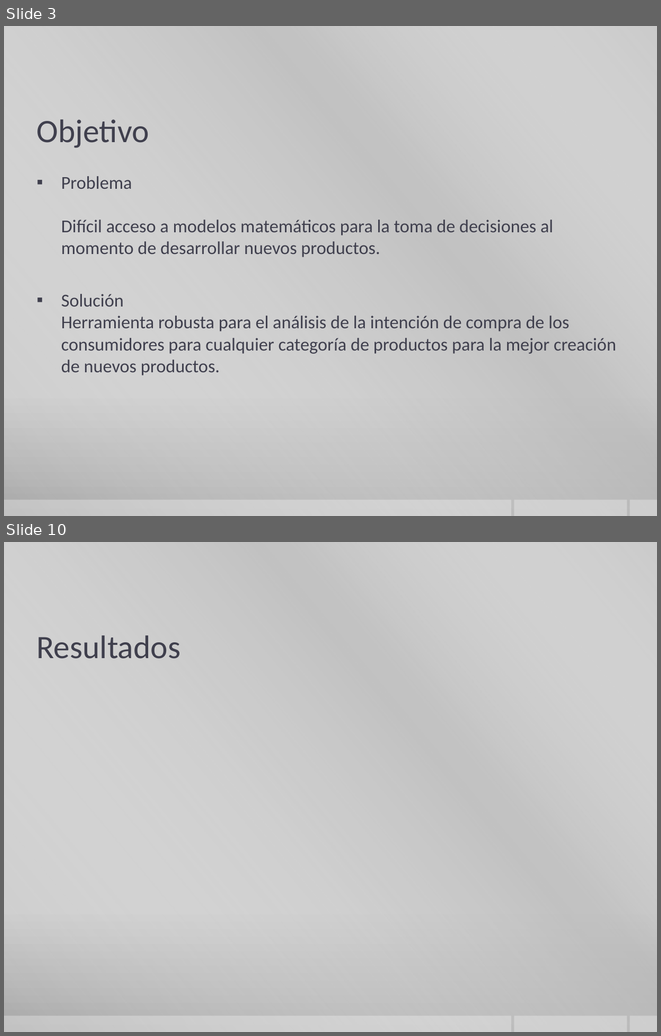
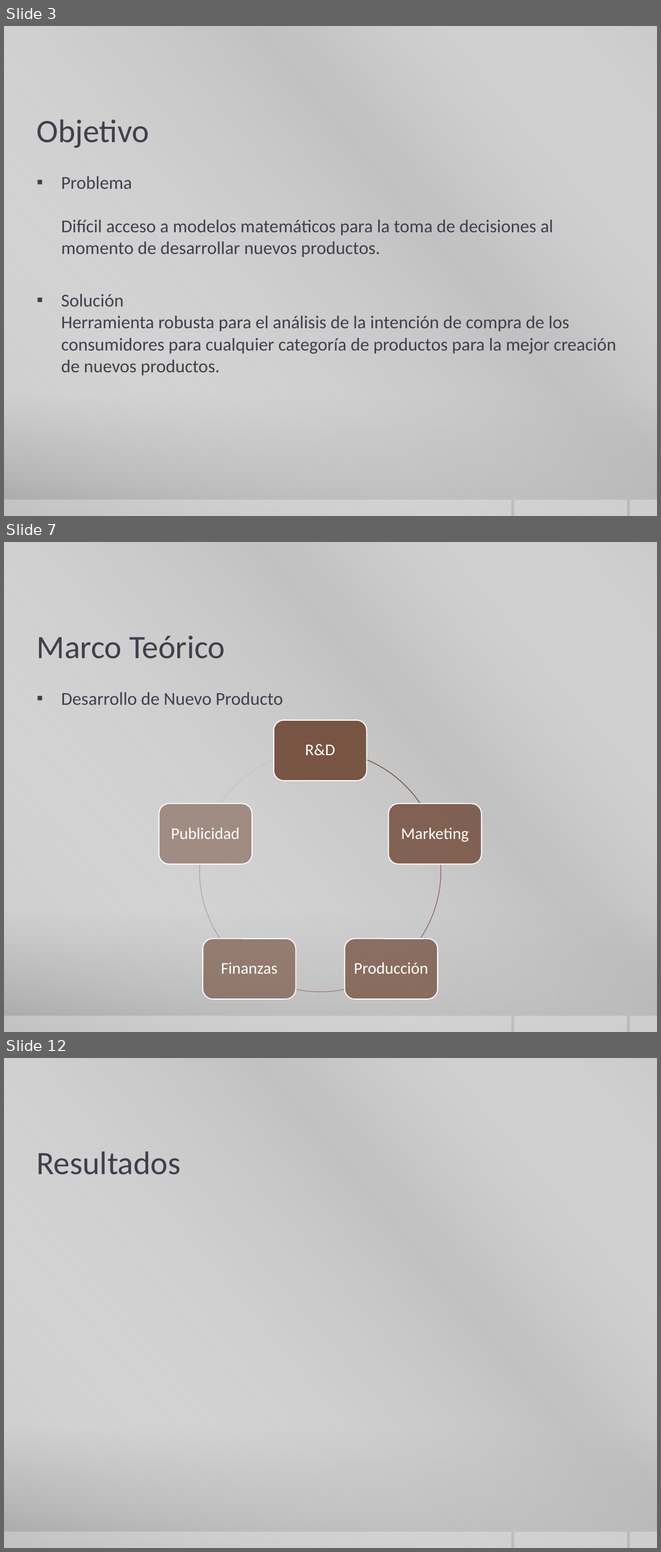
Before and after one commit to juancamilo87/segmart, a slide deck: SegMart/docs/Presentación Sustentación.pptx. Shown one above the other, each under a label of ours: slides 3 and 10 before the commit, slides 3, 7 and 12 after it; the slides between them are not shown. The pictures are 661x1036 and 661x1552 pixels, drawn with LibreOffice and Linux fonts; fonts in the diff are those of the drawing; background and template pictures are left out. Boxes give left, top, right and bottom in pixels: in the first picture for what was removed or moved away, otherwise in the second. Text is boxed around its words. In the diff, an @@ line names an element or a change of style, - is before the commit and + after.

```diff
--- a/SegMart/docs/Presentación Sustentación.pptx
+++ b/SegMart/docs/Presentación Sustentación.pptx
@@ slide 7 added at bbox=[4, 542, 657, 1032], background gradient #CBCBCB to #C8C8C8 to #A7A7A7; not listed: 4 template elements that a slide beside it also shows @@
@@ title added at bbox=[37, 635, 225, 659], 36 pt, text #3F3F4D @@
+Marco Teórico
@@ text added at bbox=[61, 692, 283, 705], 20 pt, text #3F3F4D @@
+▪ Desarrollo de Nuevo Producto
@@ group added at bbox=[159, 720, 482, 999]: 5 rounded rectangles, 5 texts, 5 freeform shapes @@
+R&D
+Marketing
+Producción
+Finanzas
+Publicidad
@@ what was slide 10 is now slide 12 @@
```
Also in this commit, not shown: 5 slides changed, 4 other slides added, 2 slides removed.
